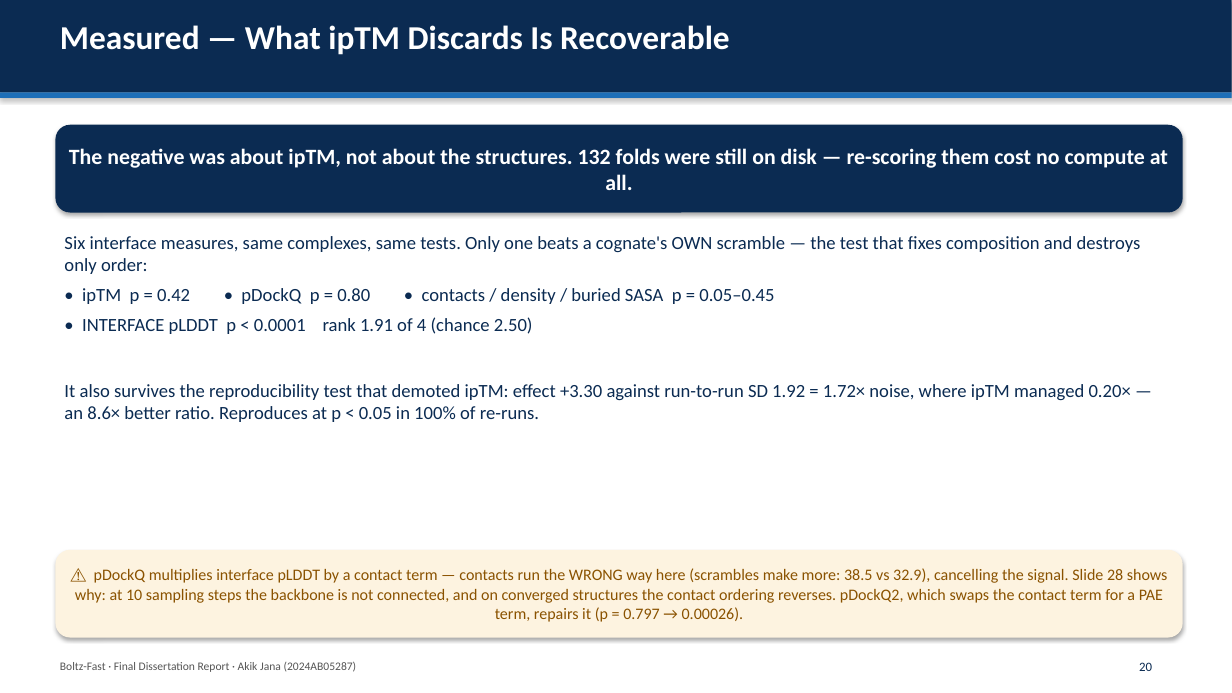
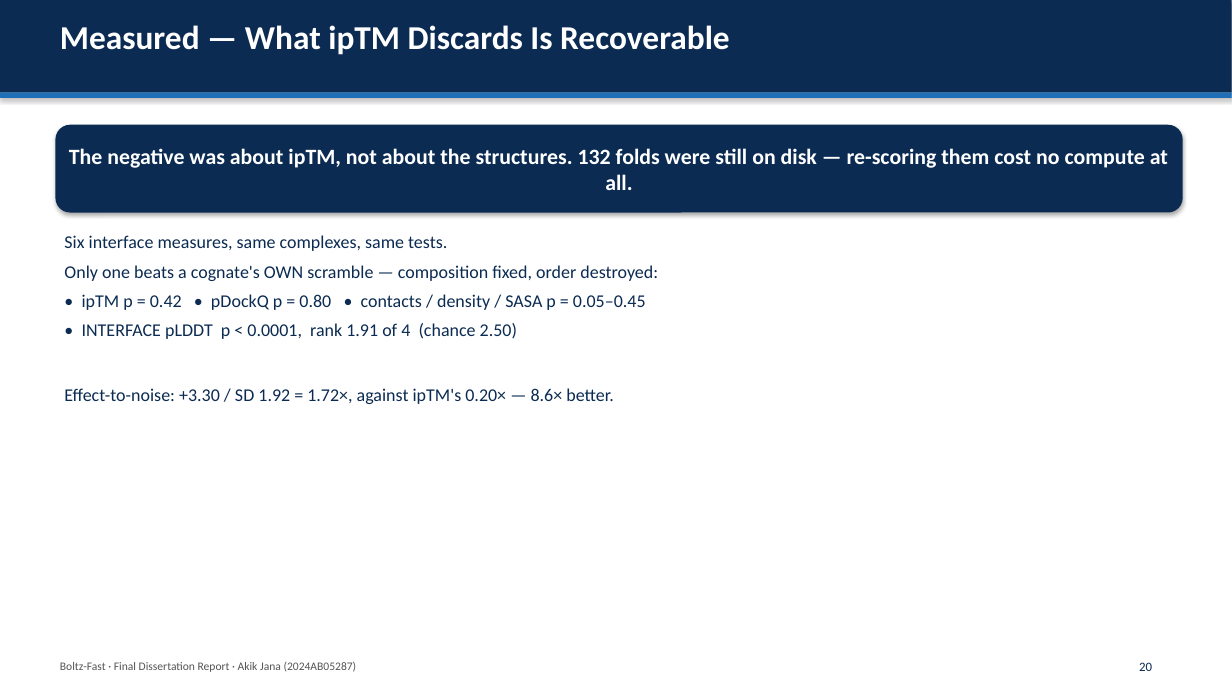
Before and after one commit to AkikJana/biomolecular-design-coreai, a slide deck: slide 20 of final_dissertation_presentation.pptx. Drawn at 1232x693 pixels with LibreOffice and Linux fonts; fonts in the diff are those of the drawing. Boxes give left, top, right and bottom in pixels: in the first picture for what was removed or moved away, otherwise in the second. Text is boxed around its words. In the diff, an @@ line names an element or a change of style, - is before the commit and + after.

```diff
--- a/final_dissertation_presentation.pptx
+++ b/final_dissertation_presentation.pptx
@@ text at [64, 235, 658, 404]: text changed; size 14.5 to 14 pt @@
-Six interface measures, same complexes, same tests. Only one beats a cognate's OWN scramble — the test that fixes composition and destroys only order:
-• ipTM p = 0.42 • pDockQ p = 0.80 • contacts / density / buried SASA p = 0.05–0.45
-• INTERFACE pLDDT p < 0.0001 rank 1.91 of 4 (chance 2.50)
-It also survives the reproducibility test that demoted ipTM: effect +3.30 against run-to-run SD 1.92 = 1.72× noise, where ipTM managed 0.20× — an 8.6× better ratio. Reproduces at p < 0.05 in 100% of re-runs.
+Six interface measures, same complexes, same tests.
+Only one beats a cognate's OWN scramble — composition fixed, order destroyed:
+• ipTM p = 0.42 • pDockQ p = 0.80 • contacts / density / SASA p = 0.05–0.45
+• INTERFACE pLDDT p < 0.0001, rank 1.91 of 4 (chance 2.50)
+Effect-to-noise: +3.30 / SD 1.92 = 1.72×, against ipTM's 0.20× — 8.6× better.
@@ rounded rectangle removed at [55, 550, 1183, 638] @@
-⚠ pDockQ multiplies interface pLDDT by a contact term — contacts run the WRONG way here (scrambles make more: 38.5 vs 32.9), cancelling the signal. Slide 28 shows why: at 10 sampling steps the backbone is not connected, and on converged structures the contact ordering reverses. pDockQ2, which swaps the contact term for a PAE term, repairs it (p = 0.797 → 0.00026).
```
Also in this commit, not shown: 15 other slides changed.
